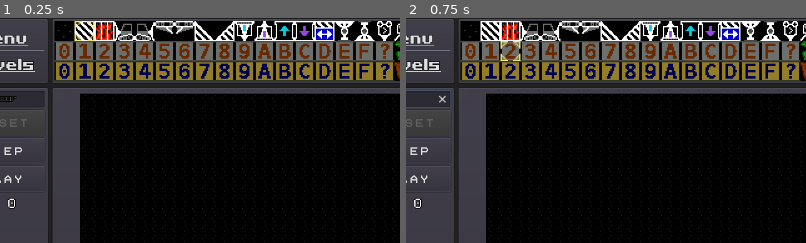
Above: before the commit, frames 1-2 (left to right).
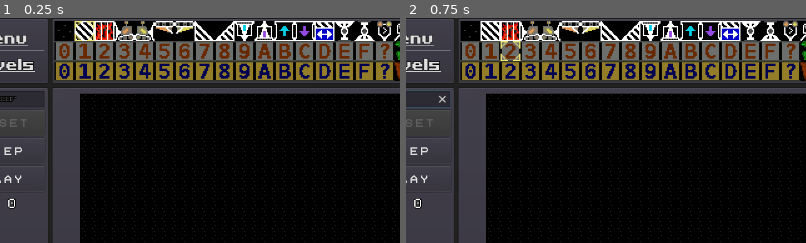
Above: after the commit, the same moments.

Repository: ColinYergin/Push-Factory
Game: Godot game, scene res://firstScene.tscn
Same seed, same stepped clock (60 frames per second), same inputs: the game is played once before the commit and once after it. This scene is started directly instead of the project's main scene.
Inputs (mouse positions are % of the whole screen's width and height, from its top left):
- Up to frame 1 (0.25 s): no input
- Up to frame 2 (0.75 s): click (6, 18) at 0.52 s; type "12" at 0.6 s
The pictures show only the part of the screen within x 5-55%, y 0-50%; the shares and areas given below are measured in that part.

The runs differ from the first frame. In frame 1, 0.5% of the frame differs, in the area x 30-98%, y 1-10%; in frame 2, 0.5%.

Commit message:
Mess with some small UI stuff, including L/R tiles

Diff:
--- a/root.gd
+++ b/root.gd
@@ -153,8 +153,8 @@
 	var can_mark_level_as_completed = true;
 	for req in level_requirements:
 		if req[2] != 100:
-			can_mark_level_as_completed = false
-	if can_mark_level_as_completed:
+			can_mark_level_as_completed = false;
+	if can_mark_level_as_completed and $PanelContainer4/ScrollContainer/VBoxContainer/CampaignTitleRow/MarkCompletedButton.disabled:
 		$PanelContainer4/ScrollContainer/VBoxContainer/CampaignTitleRow/MarkCompletedButton.disabled = false;
 		$PanelContainer4/ScrollContainer.scroll_vertical = 0;
 
Binary file changed: tilemap.png
Not shown, changed: Exports/html/Push-Factory.html
Not shown, changed: Exports/html/Push-Factory.pck
Not shown, changed: Exports/linux/PushFactory.pck
Not shown, changed: Exports/windows/Push-Factory.pck
Not shown, changed: tilemap.xcf
